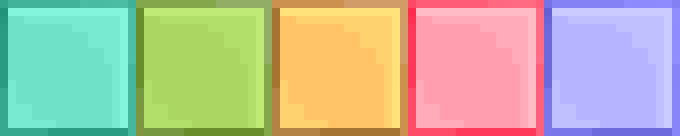
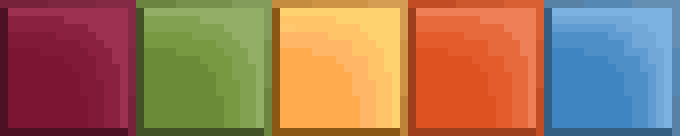
Comparing the layer stacks of the two 680 × 136 images. Changes:
"Layer 1": blend color → normal, painted on it over (0, 0, 680, 136)
removed layer "Layer 5" over (8, 0, 672, 136)
removed layer "Layer 4" over (544, 0, 680, 136)
removed layer "Layer 3" over (0, 0, 144, 136)
removed layer "Layer 2" over (0, 0, 680, 136)
